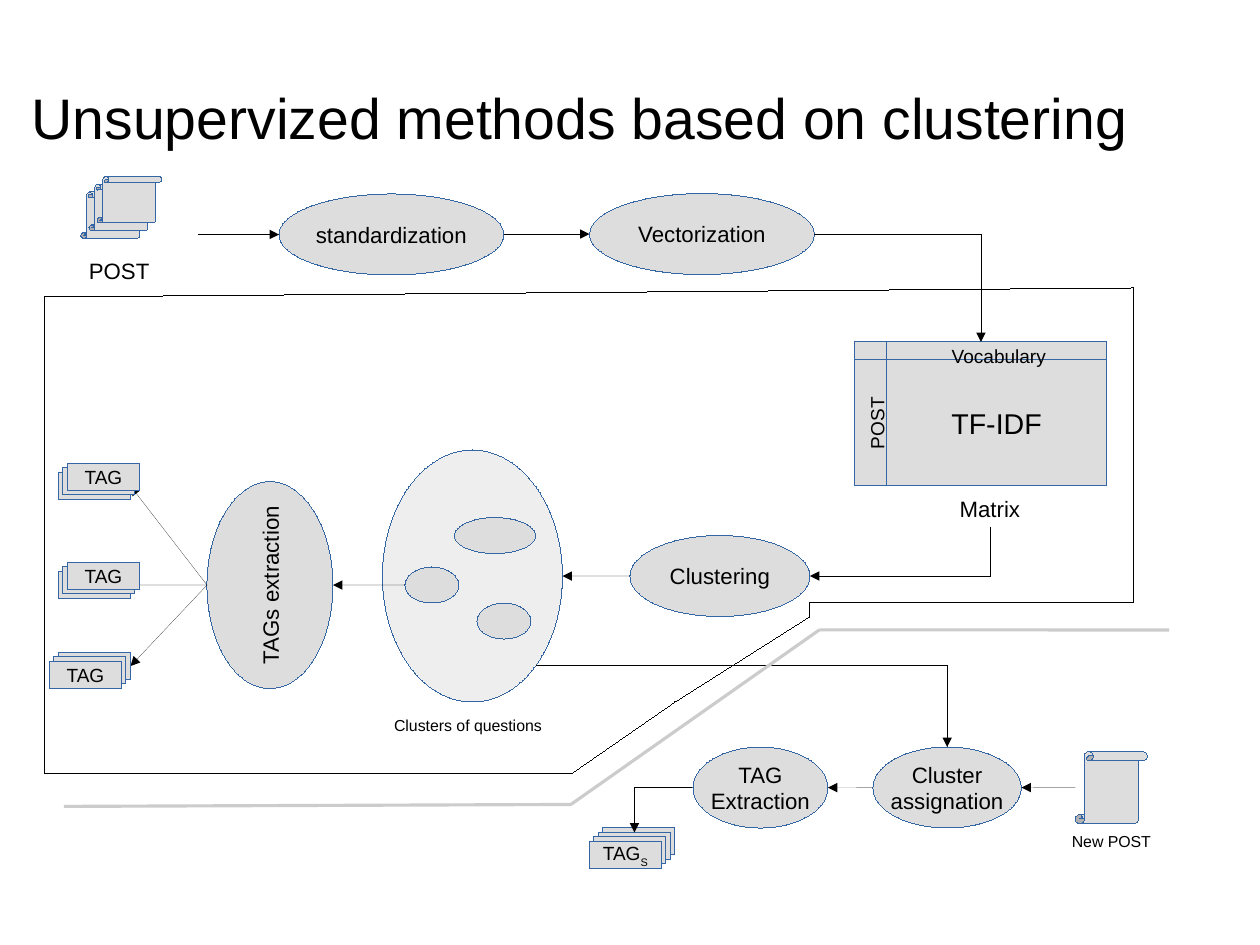
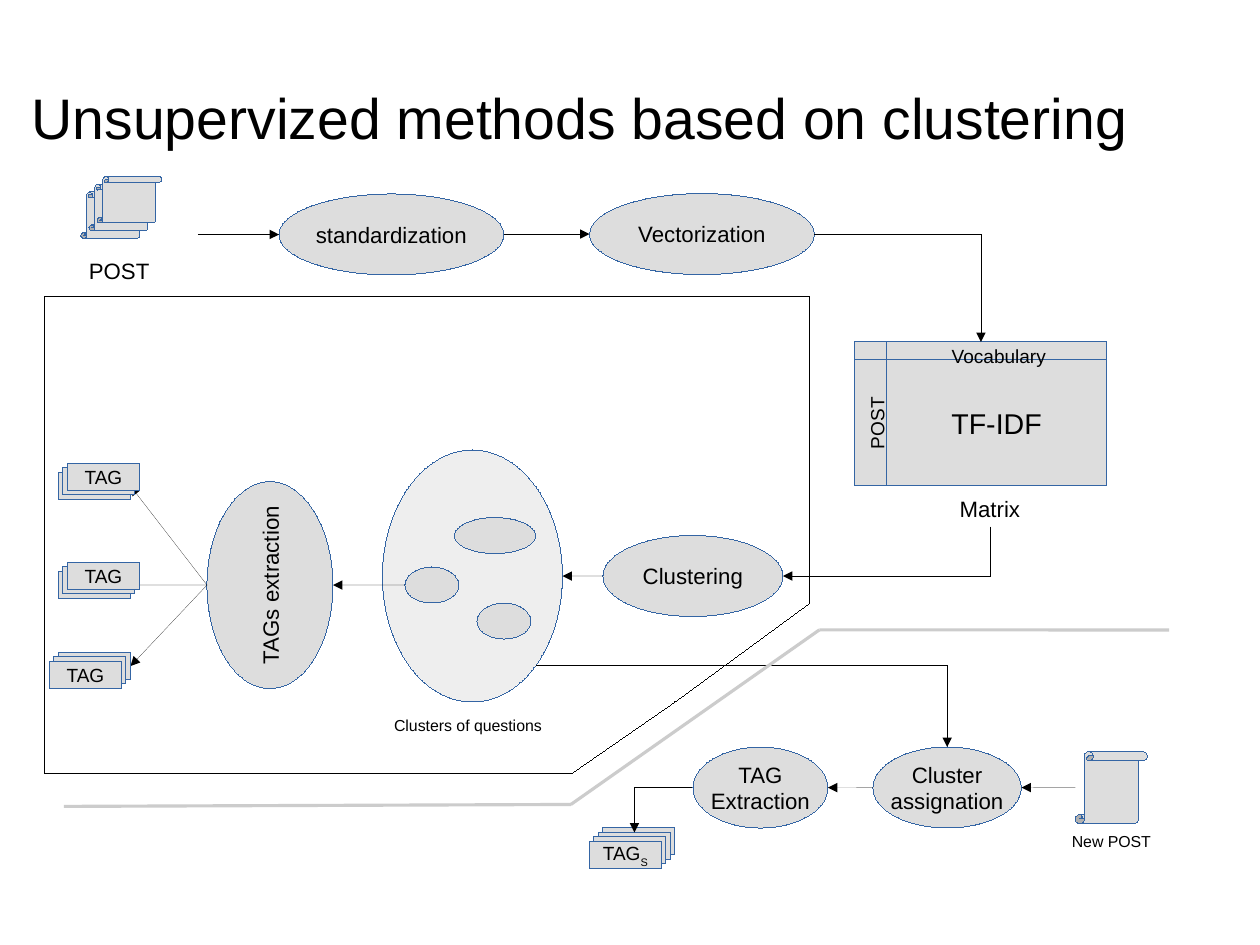
Before and after one commit to dataforcast/OC_Datascientist, a slide deck: slide 25 of P6/report/Openclassrooms_ParcoursDatascientist_P6-V1.odp. Drawn at 1260x945 pixels with LibreOffice and Linux fonts; fonts in the diff are those of the drawing; background and template pictures are left out. Boxes give left, top, right and bottom in pixels: in the first picture for what was removed or moved away, otherwise in the second. Text is boxed around its words. In the diff, an @@ line names an element or a change of style, - is before the commit and + after.

```diff
--- a/P6/report/Openclassrooms_ParcoursDatascientist_P6-V1.odp
+++ b/P6/report/Openclassrooms_ParcoursDatascientist_P6-V1.odp
@@ freeform shape resized from (x1=45, y1=288, x2=1134, y2=774) to (x1=45, y1=297, x2=810, y2=774) @@
@@ ellipse "Clustering" moved from (x1=630, y1=536, x2=810, y2=617) to (x1=604, y1=536, x2=783, y2=617) @@
@@ elbow arrow moved from (990, 527) - (811, 576) to (990, 527) - (783, 576) @@
@@ arrow moved from (630, 576) - (563, 576) to (604, 576) - (563, 576) @@
```
Also in this commit, not shown: 17 other slides changed, 2 slides added, 1 slide removed, 6 other files.
